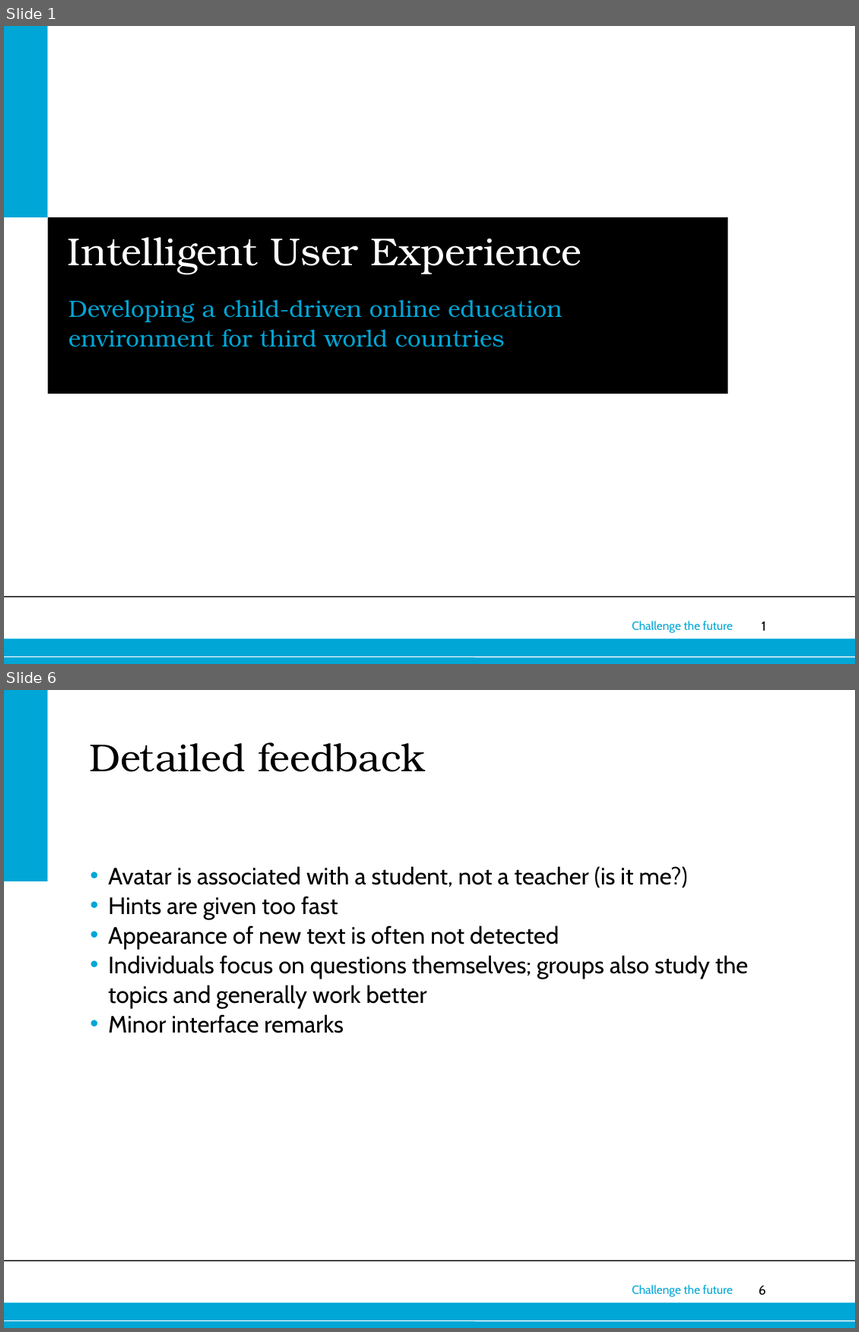
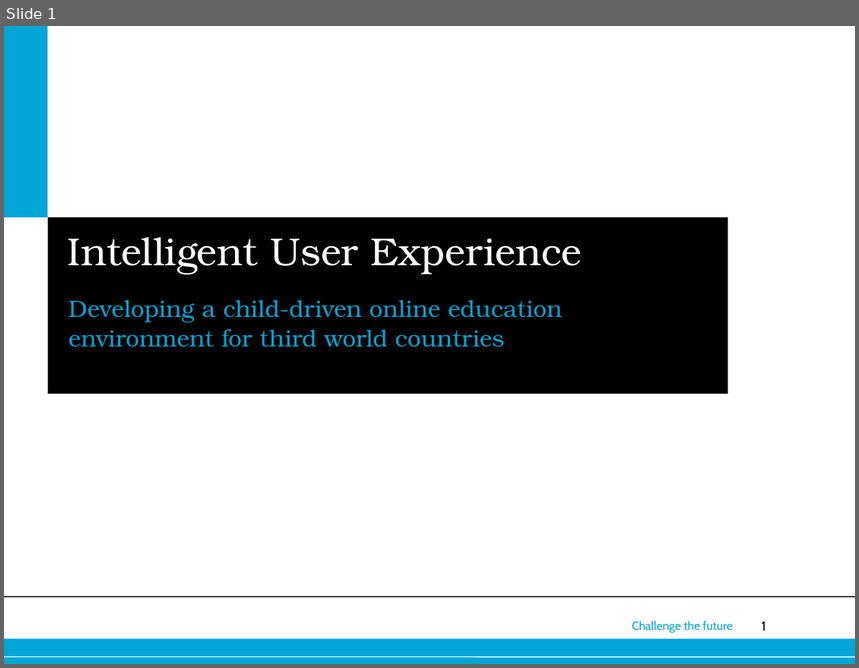
Before and after one commit to dzzh/IN4179-IUXE, a slide deck: Presentations/final presentation.ppt. Shown one above the other, each under a label of ours: slides 1 and 6 before the commit, slide 1 after it; the slides between them are not shown. The pictures are 859x1332 and 859x668 pixels, drawn with LibreOffice and Linux fonts; fonts in the diff are those of the drawing; background and template pictures are left out. Boxes give left, top, right and bottom in pixels: in the first picture for what was removed or moved away, otherwise in the second. Text is boxed around its words. In the diff, an @@ line names an element or a change of style, - is before the commit and + after.

```diff
--- a/Presentations/final presentation.ppt
+++ b/Presentations/final presentation.ppt
@@ slide 6 removed at <box>4,690,855,1328</box>, background #FFFFFF; not listed: 5 template elements that a slide beside it also shows @@
@@ rectangle removed at <box>4,690,47,882</box> @@
@@ title removed at <box>89,742,426,772</box> @@
-Detailed feedback
@@ text removed at <box>108,866,748,1034</box> @@
-• Avatar is associated with a student, not a teacher (is it me?)
-• Hints are given too fast
-• Appearance of new text is often not detected
-• Individuals focus on questions themselves; groups also study the topics and generally work better
-• Minor interface remarks
```
Also in this commit, not shown: 15 slides added, 5 other slides removed, 1 other file.
